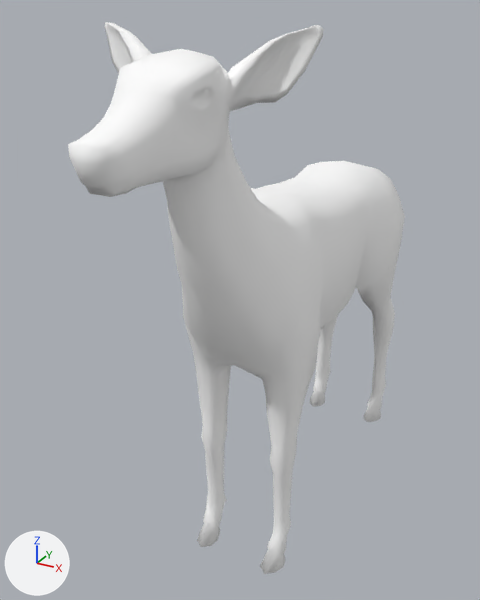
A saved change to the glTF model apps/client/src/props/art-study/source-deer/deer-dark-back-motion.glb.
Rendered twice from a camera (50 mm lens) standing at (0.732, -1.554, 1.477) and looking at (-0.094, -0.051, 0.726). Every picture has the same lights, and +X, +Y and +Z are marked at lower left. The picture after the commit comes second. Where no turn or scale is listed for an object, it has been applied to the vertices. Vertices at exactly the same position are counted once.

Before the edit, the objects in view are built like this:
```python
me_cube_002 = bpy.data.meshes.new('Cube.002')
me_cube_002.from_pydata(...)  # 1051 vertices, 2098 faces; spans x -0.247..0.247, y -0.935..0.557, z -0.004..1.446
# faces by material slot: [1310, 178, 406, 76, 80, 44, 4]
me_cube_002.materials.append(mat_deer_main_002_coat)
me_cube_002.materials.append(mat_deer_hooves_002_coat)
me_cube_002.materials.append(mat_deer_main_light_002_coat)
me_cube_002.materials.append(mat_deer_main_dark_002_coat)
me_cube_002.materials.append(mat_deer_eye_lighter_002_coat)
me_cube_002.materials.append(mat_deer_eye_black_002_coat)
me_cube_002.materials.append(mat_deer_eye_white_002_coat)
ob_deer_002 = bpy.data.objects.new('Deer.002', me_cube_002)
ob_deer_002.location = (0.0, 0.189, 0.004)
```
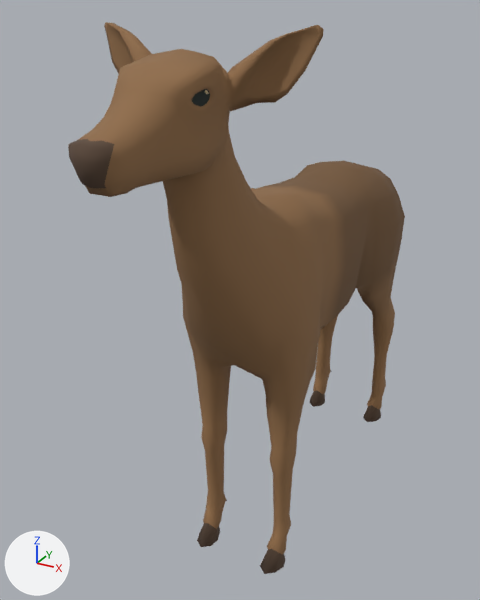
Pixel boxes [x1, y1, x2, y2] of what changed, in the pictures (480 x 600 px):
part 1 of me_cube_002, recoloured (white to brown): [68, 22, 405, 574] in both

The change, as a diff of the scene's bpy script:
```diff
--- a/apps/client/src/props/art-study/source-deer/deer-dark-back-motion.glb.py
+++ b/apps/client/src/props/art-study/source-deer/deer-dark-back-motion.glb.py
@@ me_cube_002 @@
 me_cube_002.from_pydata(...)  # 1051 vertices, 2098 faces; spans x -0.247..0.247, y -0.935..0.557, z -0.004..1.446
 # used by ob_deer_002; location = (0.0, 0.189, 0.004)
+# me_cube_002 part 1: 2098 faces centred in x -0.243..0.243, y -0.932..0.551, z -0.004..1.442 are repainted in the vertex colours; the middle colour goes from white #ffffff to brown #906c48
 me_cube_002.materials.append(mat_deer_main_002_coat)
```
